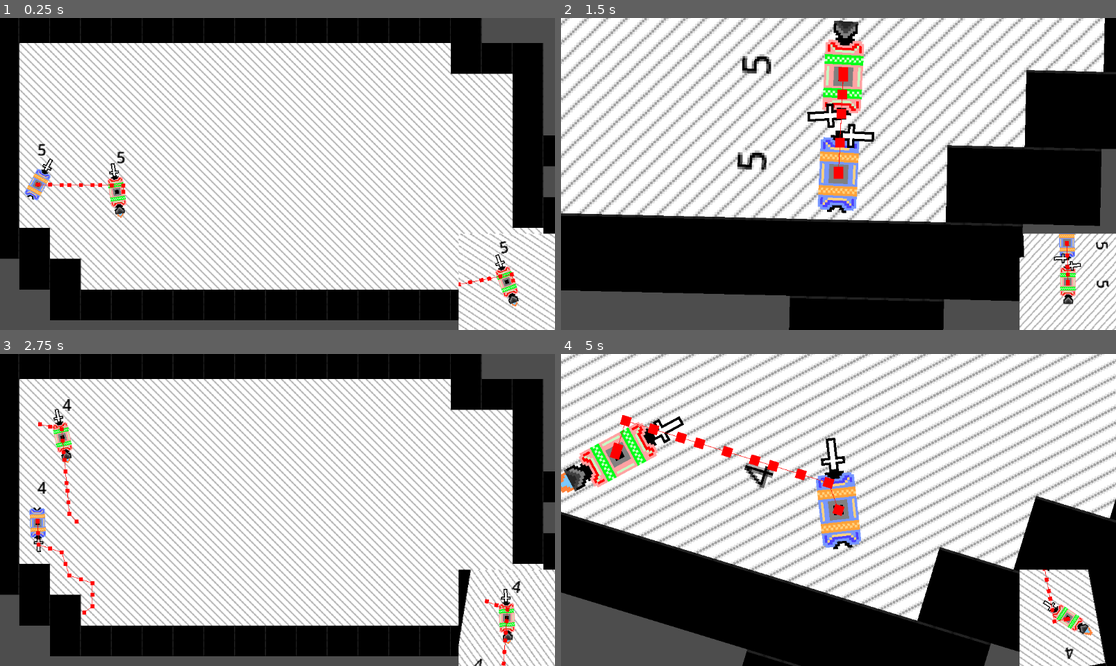
Above: before the commit, frames 1-4 (two rows, left to right).
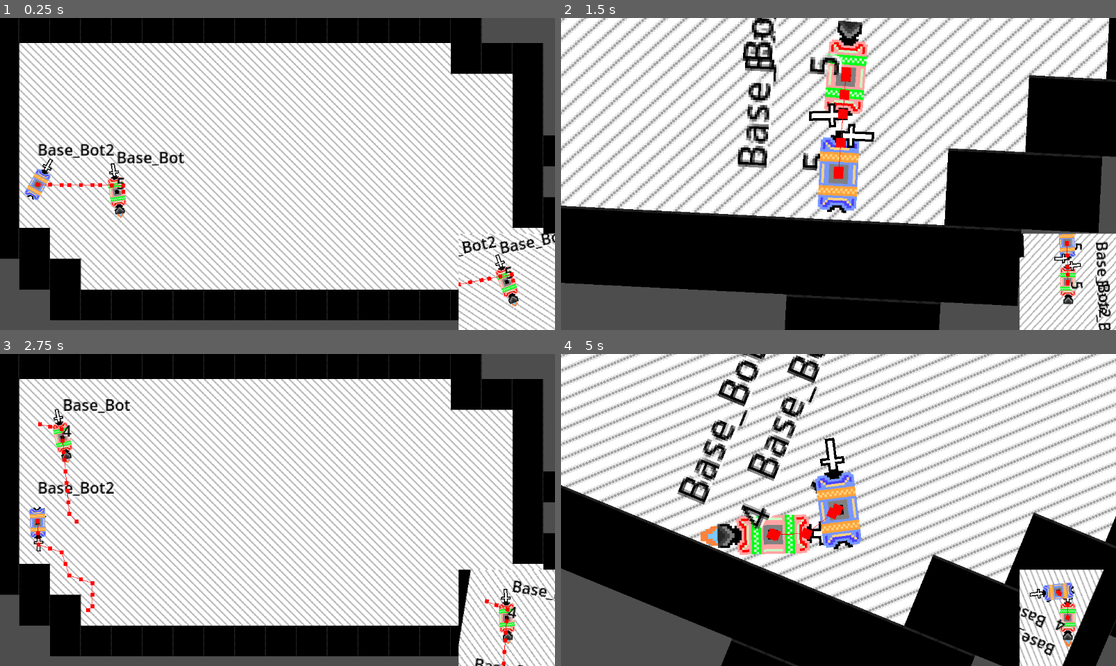
Above: after the commit, the same moments.

Repository: CWmain/botManager
Game: Godot game, scene res://Scene/base.tscn
Two runs of this game, one before a commit and one after it. Both use one fixed random seed, a clock stepped at 60 frames per second and the inputs below.
Inputs (mouse positions are in pixels of both pictures, inside the frame that each line leads up to):
- Up to frame 1 (0.25 s): no input
- Up to frame 2 (1.5 s): move the mouse to (960, 158) at 0.52 s; tap C (BotCam) at 0.6 s; move the mouse to (727, 189) at 1.27 s; hold Down (ui_down) from 1.28 s (still down); click (727, 189) at 1.35 s
- Up to frame 3 (2.75 s): move the mouse to (333, 441) at 2.02 s; release Down (ui_down) at 2.03 s; tap C (BotCam) at 2.1 s
- Up to frame 4 (5 s): move the mouse to (810, 572) at 2.77 s; click (810, 572) at 2.85 s; move the mouse to (1005, 556) at 3.52 s; hold Down (ui_down) from 3.53 s (still down); tap C (BotCam) at 3.6 s; move the mouse to (672, 463) at 4.27 s; click (672, 463) at 4.35 s

The runs differ from the first frame. In frame 1, 1.0% of the frame differs, in the area x 6-100%, y 40-84%; in frame 2, 27%; in frame 3, 1.0%; in frame 4, 44%, in the area x 0-100%, y 0-100%.

Commit message:
Created a better debugDisplay so it now shows name. Fixed pathfinding issue by shifting all rotations to be between 0 and 2PI

Diff:
--- /dev/null
+++ b/DebugTools/DebugDisplay/debug_display.gd
@@ -0,0 +1,19 @@
+extends VBoxContainer
+
+@export var toDisplay: Bot
+var timer: float = 0
+
+@onready var bot_name: Label = $BotName
+@onready var health: Label = $Health
+
+func _ready() -> void:
+	assert(toDisplay != null, "DebugDisplay is unassigned")
+	bot_name.text = toDisplay.name
+
+
+func _process(delta: float) -> void:
+	timer += delta
+	if (timer > 0.1):
+		timer -= 0.1
+		health.text = str(toDisplay.curHealth)
+		position = toDisplay.position+Vector2(0,-48)
--- /dev/null
+++ b/DebugTools/DebugDisplay/debug_display.tscn
@@ -0,0 +1,18 @@
+[gd_scene load_steps=2 format=3 uid="uid://c3bxaxcmuxjfr"]
+
+[ext_resource type="Script" uid="uid://dd6sqseer6hdj" path="res://DebugTools/DebugDisplay/debug_display.gd" id="1_plis2"]
+
+[node name="DebugDisplay" type="VBoxContainer"]
+offset_right = 40.0
+offset_bottom = 40.0
+script = ExtResource("1_plis2")
+
+[node name="BotName" type="Label" parent="."]
+layout_mode = 2
+theme_override_colors/font_color = Color(0, 0, 0, 1)
+theme_override_colors/font_shadow_color = Color(1, 1, 1, 1)
+
+[node name="Health" type="Label" parent="."]
+layout_mode = 2
+theme_override_colors/font_color = Color(0, 0, 0, 1)
+theme_override_colors/font_shadow_color = Color(1, 1, 1, 1)
--- a/Global/Func.gd
+++ b/Global/Func.gd
@@ -1,7 +1,21 @@
 extends Node
 
-func cmpFloats(a: float, b: float) -> float:
-	var epsilon: float = 0.0001
+var epsilon: float = 0.0001
+
+func cmpFloats(a: float, b: float) -> bool:
 	if a >= b-epsilon and a <= b+epsilon:
 		return true
 	return false
+
+func cmpRotations(a: float, b:float) -> bool:
+	while (a >= 2*PI):
+		a -= 2*PI
+	while (b >= 2*PI):
+		b -= 2*PI
+	while (a < 0):
+		a += 2*PI
+	while (b < 0):
+		b += 2*PI
+	if a >= b-epsilon and a <= b+epsilon:
+		return true
+	return false
--- a/Objects/Bots/base_bot.gd
+++ b/Objects/Bots/base_bot.gd
@@ -79,10 +79,11 @@
 
 func _physics_process(delta: float) -> void:
 	var nextPathPosition = path_finder.get_next_path_position()
-	var idealRotation: float = (nextPathPosition - global_position).angle()+PI/2
-	rotation = rotate_toward(rotation, idealRotation, statTotals[Enums.MODIFICATION.ROTATIONSPEED]*delta)
 	if travelTo:
-		if Func.cmpFloats(rotation, idealRotation):
+		var idealRotation: float = (nextPathPosition - global_position).angle()+PI/2
+		rotation = rotate_toward(rotation, idealRotation, statTotals[Enums.MODIFICATION.ROTATIONSPEED]*delta)
+
+		if Func.cmpRotations(rotation, idealRotation):
 			if (curLegs != null):
 				curLegs.playAnimation()
 			var moveDirection: Vector2 = Vector2(0,-1).rotated(rotation)
--- a/Scene/base.tscn
+++ b/Scene/base.tscn
@@ -6,7 +6,7 @@
 [ext_resource type="PackedScene" uid="uid://cwaga88lnbysd" path="res://UI/miniView/mini_view.tscn" id="3_vtgk1"]
 [ext_resource type="Texture2D" uid="uid://cyonml1oiqtwa" path="res://Objects/Bots/ColorPallets/ColorSwapPallet.png" id="4_vtgk1"]
 [ext_resource type="PackedScene" uid="uid://bp7lo1ujwwol3" path="res://Objects/Equipment/Sword/sword.tscn" id="5_grk85"]
-[ext_resource type="PackedScene" uid="uid://c6xw5ld6n7thg" path="res://DebugTools/HealthDisplay/health_display.tscn" id="6_p35hx"]
+[ext_resource type="PackedScene" uid="uid://c3bxaxcmuxjfr" path="res://DebugTools/DebugDisplay/debug_display.tscn" id="6_p35hx"]
 
 [sub_resource type="NavigationPolygon" id="NavigationPolygon_vtgk1"]
 
@@ -76,12 +76,10 @@
 e_head = ExtResource("5_grk85")
 foe = NodePath("../Base_Bot2")
 
-[node name="HealthDisplay" parent="SubViewportContainer/SubViewport" node_paths=PackedStringArray("toDisplay") instance=ExtResource("6_p35hx")]
-z_index = 1
+[node name="DebugDisplay" parent="SubViewportContainer/SubViewport" node_paths=PackedStringArray("toDisplay") instance=ExtResource("6_p35hx")]
 toDisplay = NodePath("../Base_Bot")
 
-[node name="HealthDisplay2" parent="SubViewportContainer/SubViewport" node_paths=PackedStringArray("toDisplay") instance=ExtResource("6_p35hx")]
-z_index = 1
+[node name="DebugDisplay2" parent="SubViewportContainer/SubViewport" node_paths=PackedStringArray("toDisplay") instance=ExtResource("6_p35hx")]
 toDisplay = NodePath("../Base_Bot2")
 
 [node name="Base_Bot2" parent="SubViewportContainer/SubViewport" node_paths=PackedStringArray("foe") instance=ExtResource("3_0ce0i")]
Not shown, added: DebugTools/DebugDisplay/debug_display.gd.uid
